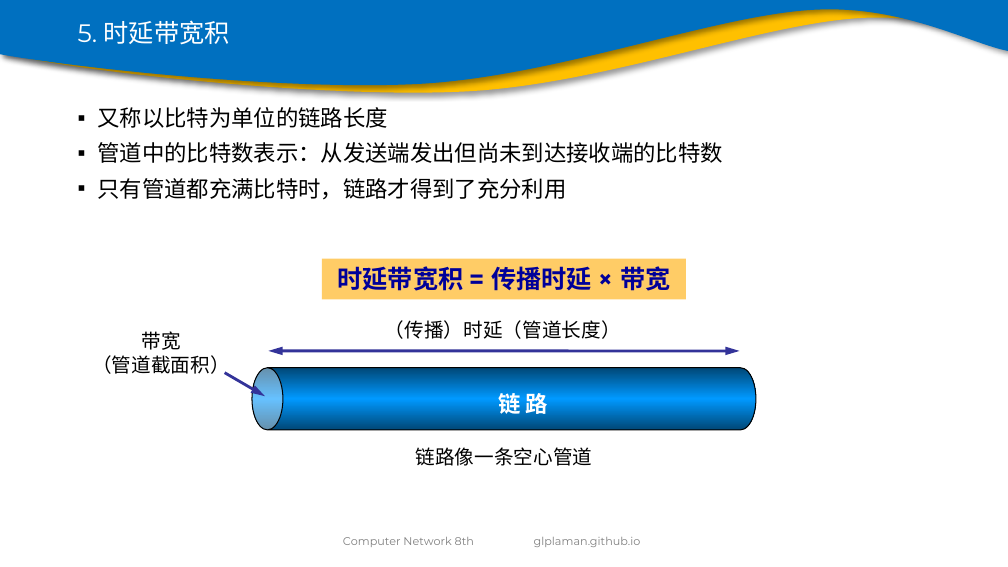
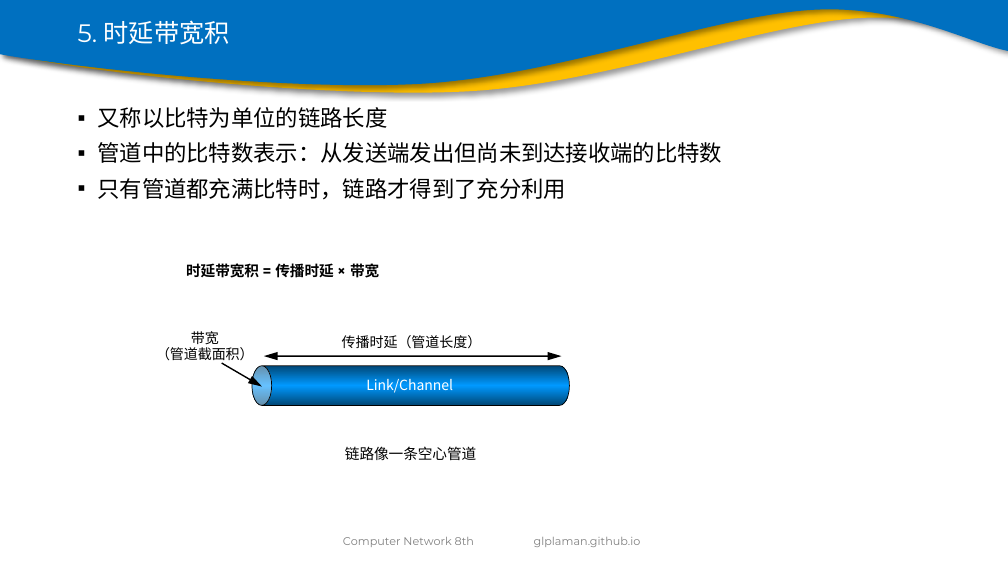
Before and after one commit to glplaman/glplaman.github.io, a slide deck: slide 84 of network/ppt/chap1.pptx. Drawn at 1008x567 pixels with LibreOffice and Linux fonts; fonts in the diff are those of the drawing; background and template pictures are left out. Boxes give left, top, right and bottom in pixels: in the first picture for what was removed or moved away, otherwise in the second. Text is boxed around its words. In the diff, an @@ line names an element or a change of style, - is before the commit and + after.

```diff
--- a/network/ppt/chap1.pptx
+++ b/network/ppt/chap1.pptx
@@ text "时延带宽积 = 传播时延 × 带宽": place and size @@
-text "时延带宽积 = 传播时延 × 带宽" at box(322, 259, 685, 299)
+text "时延带宽积 = 传播时延 × 带宽" at box(186, 261, 379, 280)
@@ text "时延带宽积 = 传播时延 × 带宽" at box(186, 261, 379, 280): size 18 to 10.5 pt, text colour #000099 to #000000; fill #FFCC66 to none @@
@@ text "带宽": place and size @@
-text "带宽" at box(92, 331, 230, 377)
+text "带宽" at box(156, 331, 254, 364)
@@ text "带宽" at box(156, 331, 254, 364): size 14 to 10 pt @@
@@ double arrow moved from (268, 351) - (740, 351) to (264, 356) - (561, 356) @@
@@ double arrow (264, 356) - (561, 356): stroke #333399 2 pt to #000000 1 pt @@
@@ text at box(342, 335, 482, 349): text changed; size 14 to 10 pt @@
-（传播）时延（管道长度）
+传播时延（管道长度）
@@ arrow moved from (225, 373) - (265, 396) to (222, 363) - (262, 387) @@
@@ arrow (222, 363) - (262, 387): stroke #333399 2 pt to #000000 1 pt @@
@@ cylinder: place and size @@
-cylinder at box(252, 368, 756, 430)
+cylinder at box(252, 366, 570, 405)
@@ cylinder at box(252, 366, 570, 405): outline #000000 0.75 pt to #000000 0.5 pt @@
@@ text at box(366, 379, 453, 393): text changed; size 16 to 10 pt; bold off @@
-链 路
+Link/Channel
@@ text "链路像一条空心管道": place and size @@
-text "链路像一条空心管道" at box(416, 447, 593, 466)
+text "链路像一条空心管道" at box(345, 446, 476, 461)
@@ text "链路像一条空心管道" at box(345, 446, 476, 461): size 14 to 10.5 pt @@
```
Also in this commit, not shown: 13 other slides changed, 47 other files.
